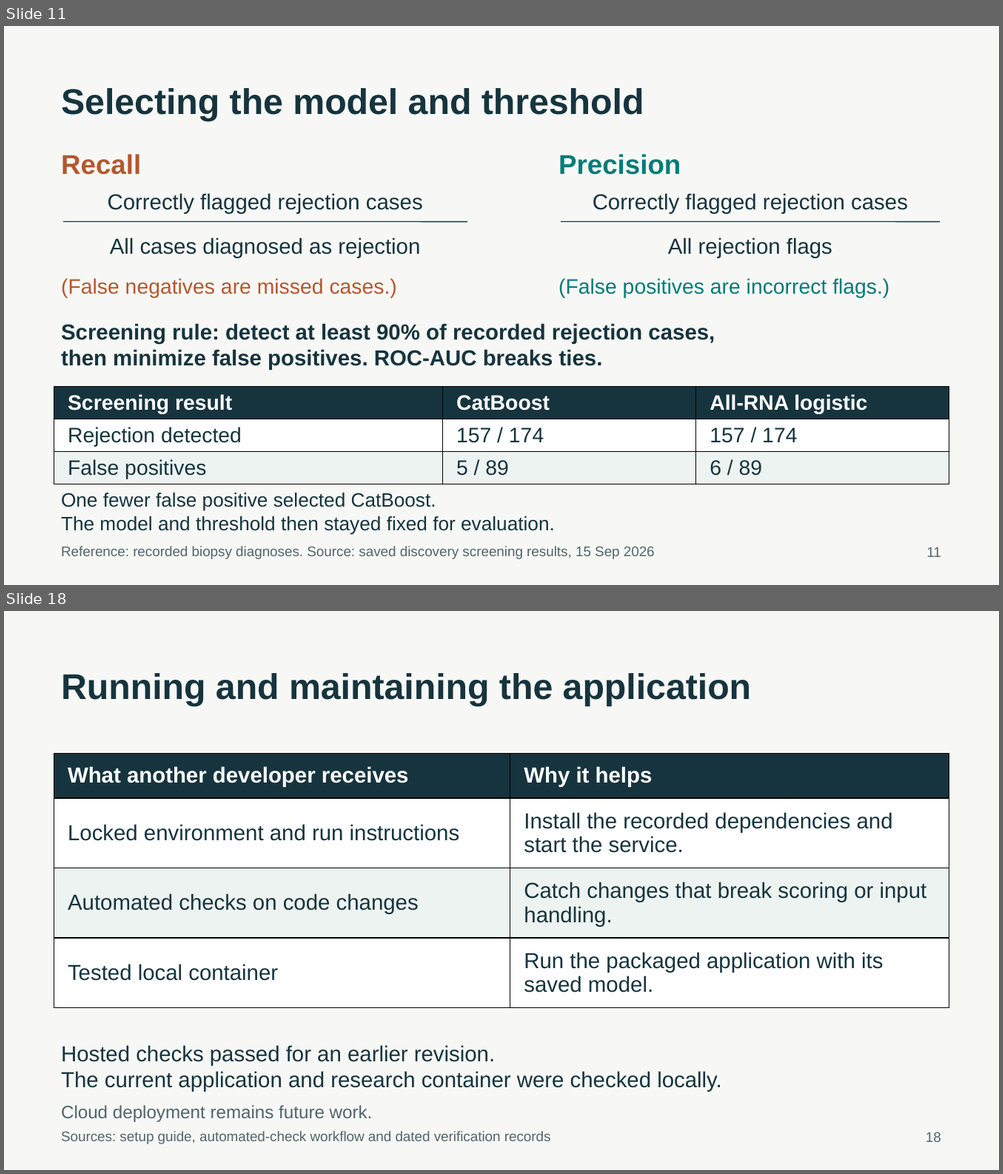
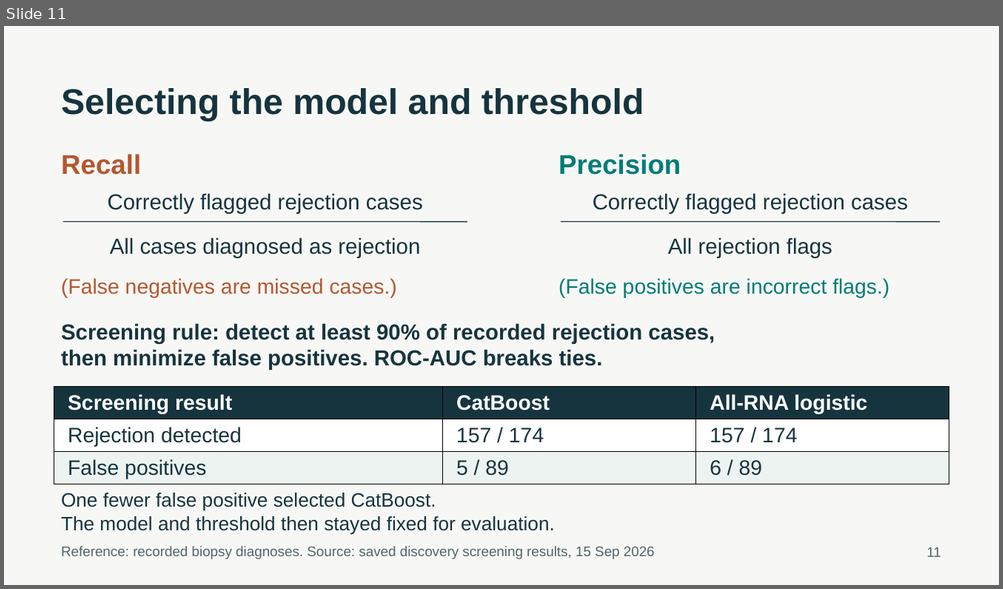
Before and after one commit to ca34525/Kidney-Biopsy-Rejection-Classifier, a slide deck: presentation/unos_kidney_biopsy.pptx. Shown one above the other, each under a label of ours: slides 11 and 18 before the commit, slide 11 after it; the slides between them are not shown. The pictures are 1003x1174 and 1003x589 pixels, drawn with LibreOffice and Linux fonts; fonts in the diff are those of the drawing. Boxes give left, top, right and bottom in pixels: in the first picture for what was removed or moved away, otherwise in the second. Text is boxed around its words. In the diff, an @@ line names an element or a change of style, - is before the commit and + after.

```diff
--- a/presentation/unos_kidney_biopsy.pptx
+++ b/presentation/unos_kidney_biopsy.pptx
@@ slide 18 removed at [4,611,999,1170], background #F7F8F5 @@
@@ text removed at [61,673,751,706] @@
-Running and maintaining the application
@@ table removed at [54,754,949,1008], 4 rows, 2 columns @@
-What another developer receives | Why it helps
-Locked environment and run instructions | Install the recorded dependencies and start the service.
-Automated checks on code changes | Catch changes that break scoring or input handling.
-Tested local container | Run the packaged application with its saved model.
@@ text removed at [61,1045,722,1092] @@
-Hosted checks passed for an earlier revision.
-The current application and research container were checked locally.
@@ text removed at [61,1105,373,1122] @@
-Cloud deployment remains future work.
@@ text removed at [61,1131,551,1145] @@
-Sources: setup guide, automated-check workflow and dated verification records
@@ text removed at [925,1133,941,1142] @@
-18
```
Also in this commit, not shown: 4 slides changed, 2 slides added, 6 other slides removed, 44 other files.
